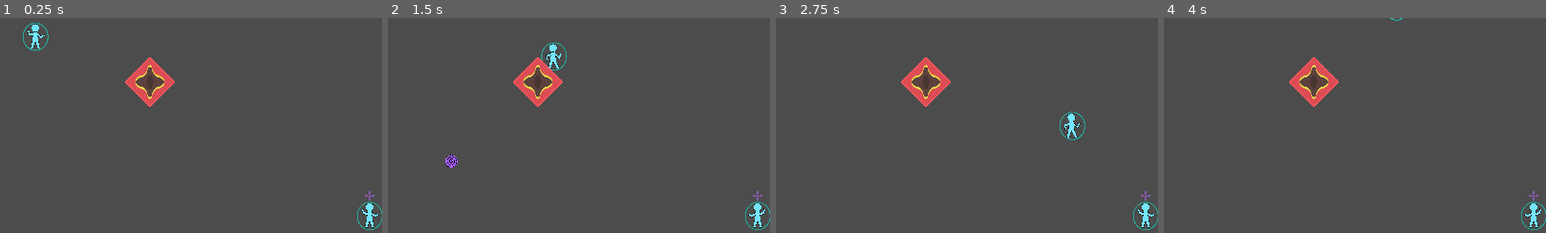
Above: before the commit, frames 1-4 (left to right).
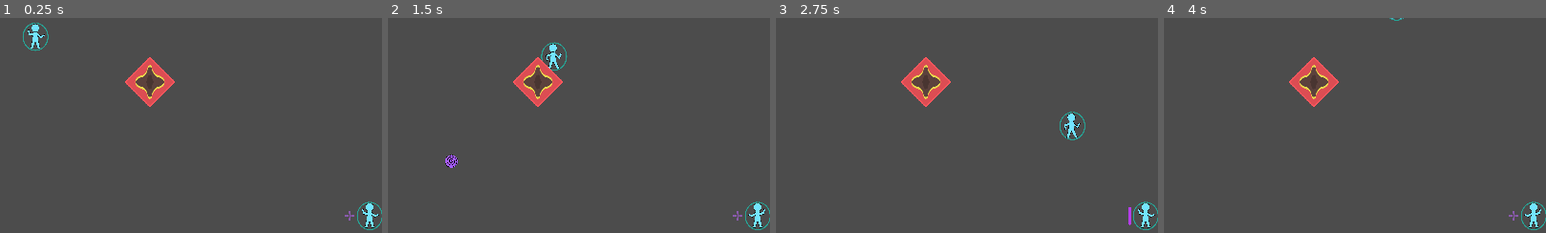
Above: after the commit, the same moments.

Repository: Reituag/DiscoBowl
Game: Godot game, scene res://Sources/Main.tscn
Two runs of this game, one before a commit and one after it. Both use one fixed random seed, a clock stepped at 60 frames per second and the inputs below.
Inputs (mouse positions are % of the whole screen's width and height, from its top left):
- Up to frame 1 (0.25 s): no input
- Up to frame 2 (1.5 s): tap Enter (ui_accept) at 0.5, 0.77 s; move the mouse to (72, 45) at 0.52 s; hold Right (move_right_kb) 0.53-1.28 s; right-click (72, 45) at 0.6 s; click (72, 45) at 0.67 s; tap Backspace (auto_shield, bound only after the commit) at 0.8, 1.35 s; move the mouse to (30, 55) at 1.27 s; hold Down (move_down_kb) from 1.28 s (still down)
- Up to frame 3 (2.75 s): tap Enter (ui_accept) at 1.52 s; right-click (30, 55) at 1.55 s; move the mouse to (60, 28) at 2.02 s; release Down (move_down_kb) at 2.03 s; hold Right (move_right_kb) from 2.03 s (still down); right-click (60, 28) at 2.1 s; tap Backspace (auto_shield, bound only after the commit) at 2.3 s
- Up to frame 4 (4 s): move the mouse to (45, 70) at 2.77 s; release Right (move_right_kb) at 2.78 s; hold Up (move_up_kb) 2.78-3.53 s; tap Space (shoot_kb) at 2.85 s; click (45, 70) at 2.92 s; tap Enter (ui_accept) at 3.02, 3.5, 3.77 s; right-click (45, 70) at 3.05 s; move the mouse to (80, 65) at 3.52 s; hold Left (move_left_kb) from 3.53 s (still down); tap Backspace (auto_shield, bound only after the commit) at 3.6 s
The pictures show only the part of the screen within x 20-70%, y 21-71%; the shares and areas given below are measured in that part.

The runs differ from the first frame. In frame 1, less than 0.1% of the frame differs, in the area x 90-98%, y 80-95%; in frame 2, less than 0.1%; in frame 3, 0.1%, in the area x 92-98%, y 80-97%; in frame 4, less than 0.1%.

Commit message:
Addition of an autocontroller
Addition of an autocontroller in order to test various behaviours, as shielding and shooting with an autocontrolled character

Diff:
--- /dev/null
+++ b/Project/Sources/Character/AutoController.gd
@@ -0,0 +1,34 @@
+extends Node
+class_name AutoController
+
+var autoShoot = false
+var is_shooting = false
+var shield_action = "auto_shield"
+
+func config(string):
+	if "shoot" in string:
+		print("AutoShoot activated")
+		autoShoot = true
+	elif "shield" in string:
+		print("AutoShield activated")
+		$Timer.connect("timeout", self, '_on_timeout')
+	InputMap.add_action(shield_action)
+	var shield_click = InputEventKey.new()
+	shield_click.scancode = KEY_BACKSPACE
+	InputMap.action_add_event(shield_action, shield_click)
+
+func get_aim_direction() -> Vector2:
+	is_shooting = autoShoot
+	return Vector2.LEFT
+
+func get_input() -> Vector2:
+	return Vector2.ZERO
+
+func _on_timeout():
+	print("HEY")
+	if Input.is_action_pressed(shield_action):
+		print('Shielding')
+		Input.action_release(shield_action)
+	else:
+		print('unShielding')
+		Input.action_press(shield_action)
--- /dev/null
+++ b/Project/Sources/Character/AutoController.tscn
@@ -0,0 +1,10 @@
+[gd_scene load_steps=2 format=2]
+
+[ext_resource path="res://Sources/Character/AutoController.gd" type="Script" id=1]
+
+[node name="AutoController" type="Node"]
+script = ExtResource( 1 )
+
+[node name="Timer" type="Timer" parent="."]
+wait_time = 2.5
+autostart = true
--- a/Project/Sources/Character/JoypadCharacterController.gd
+++ b/Project/Sources/Character/JoypadCharacterController.gd
@@ -1,10 +1,8 @@
-extends Node
+extends AutoController
 # This class allows to auto-define controls for a given joypad
 class_name JoypadCharacterController
 
 var myDevice = -1
-var is_shooting = false
-var shield_action = ''
 
 var aim_dir = Vector2.UP
 var aim_sensibility = 0.6
--- a/Project/Sources/Character/KeyboardCharacterController.gd
+++ b/Project/Sources/Character/KeyboardCharacterController.gd
@@ -1,9 +1,6 @@
-extends Node
+extends AutoController
 # This class allows to auto-define character controls with the keyboard and mouse
 class_name KeyboardCharacterController
-
-var is_shooting = false
-var shield_action = 'shield_kb'
 
 # Actions handling. This function should be called in _physic_process in the
 #  controlled character
@@ -99,6 +96,7 @@
 	########################
 	# Shield : Right-click #
 	########################
+	shield_action = 'shield_kb'
 	InputMap.add_action(shield_action)
 	# Right-click
 	var shield_click = InputEventMouseButton.new()
--- a/Project/Sources/Main.gd
+++ b/Project/Sources/Main.gd
@@ -13,9 +13,14 @@
 	kbCtrler.config()
 	$Character.start($StartPosition.position, kbCtrler)
 
-	var joyCtrler = load("res://Sources/Character/JoypadCharacterController.tscn").instance()
-	joyCtrler.config(0)
-	$Character2.start($StartPosition2.position, joyCtrler)
+#	var joyCtrler = load("res://Sources/Character/JoypadCharacterController.tscn").instance()
+#	joyCtrler.config(0)
+#	$Character2.start($StartPosition2.position, joyCtrler)
+
+	var autoCtrler = load("res://Sources/Character/AutoController.tscn").instance()
+	autoCtrler.config("shield")
+	$Character2.start($StartPosition2.position, autoCtrler)
+
 
 func _process(_delta):
 	if Input.is_action_pressed("ui_cancel"):
--- a/Project/project.godot
+++ b/Project/project.godot
@@ -9,22 +9,28 @@
 config_version=4
 
 _global_script_classes=[ {
+"base": "Node",
+"class": "AutoController",
+"language": "GDScript",
+"path": "res://Sources/Character/AutoController.gd"
+}, {
 "base": "KinematicBody2D",
 "class": "Disk",
 "language": "GDScript",
 "path": "res://Sources/Disk/Disk.gd"
 }, {
-"base": "Node",
+"base": "AutoController",
 "class": "JoypadCharacterController",
 "language": "GDScript",
 "path": "res://Sources/Character/JoypadCharacterController.gd"
 }, {
-"base": "Node",
+"base": "AutoController",
 "class": "KeyboardCharacterController",
 "language": "GDScript",
 "path": "res://Sources/Character/KeyboardCharacterController.gd"
 } ]
 _global_script_class_icons={
+"AutoController": "",
 "Disk": "",
 "JoypadCharacterController": "",
 "KeyboardCharacterController": ""
